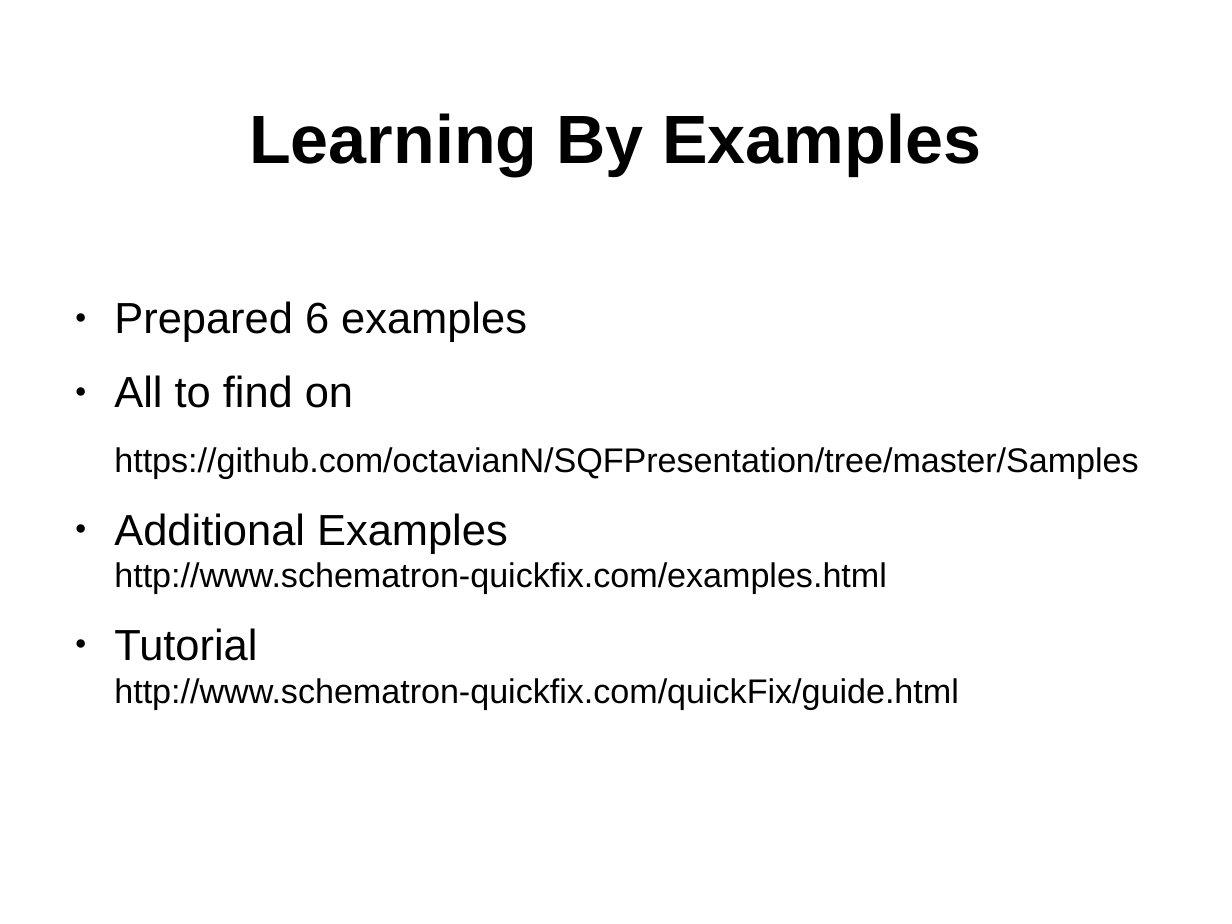
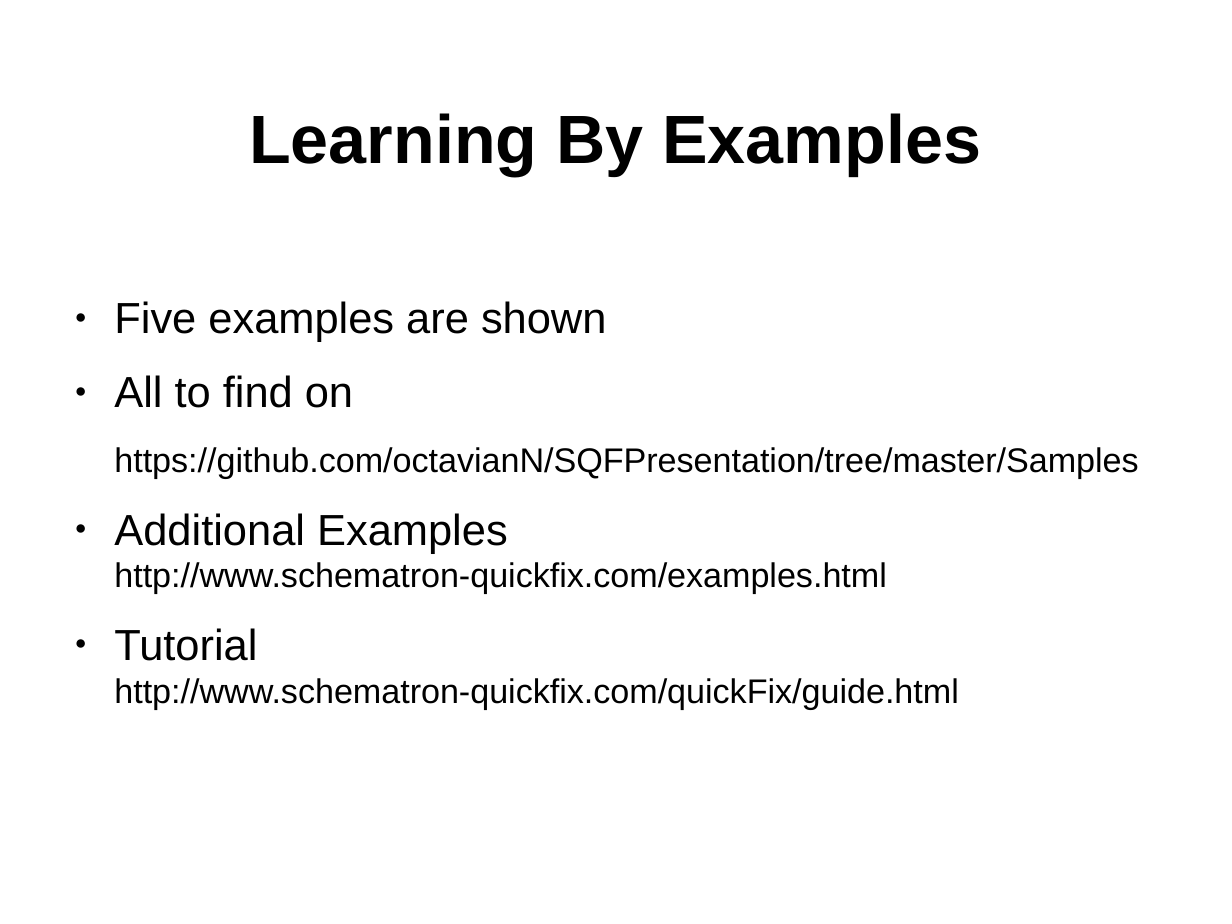
Before and after one commit to octavianN/Schematron-QuickFix-Language-Presentation, a slide deck: slide 19 of Final/SQF.odp. Drawn at 1232x924 pixels with LibreOffice and Linux fonts; fonts in the diff are those of the drawing; background and template pictures are left out. Boxes give left, top, right and bottom in pixels: in the first picture for what was removed or moved away, otherwise in the second. Text is boxed around its words. In the diff, an @@ line names an element or a change of style, - is before the commit and + after.

Commit message:
Skipped my second example

```diff
--- a/Final/SQF.odp
+++ b/Final/SQF.odp
@@ text at <box>114,301,607,342</box>: text changed @@
-● Prepared 6 examples
+● Five examples are shown
```
Also in this commit, not shown: 10 other slides changed, 4 slides removed.
